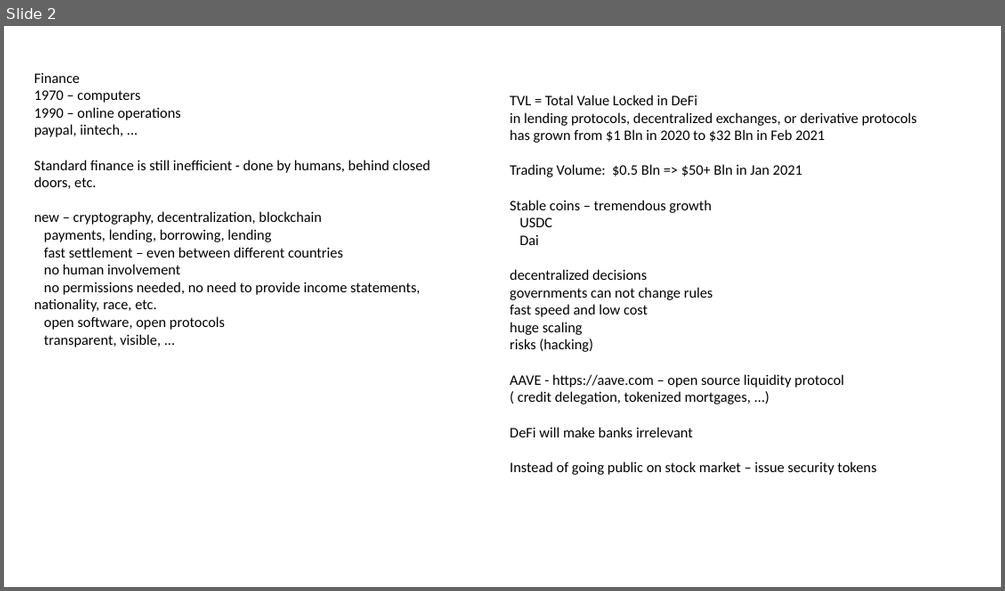
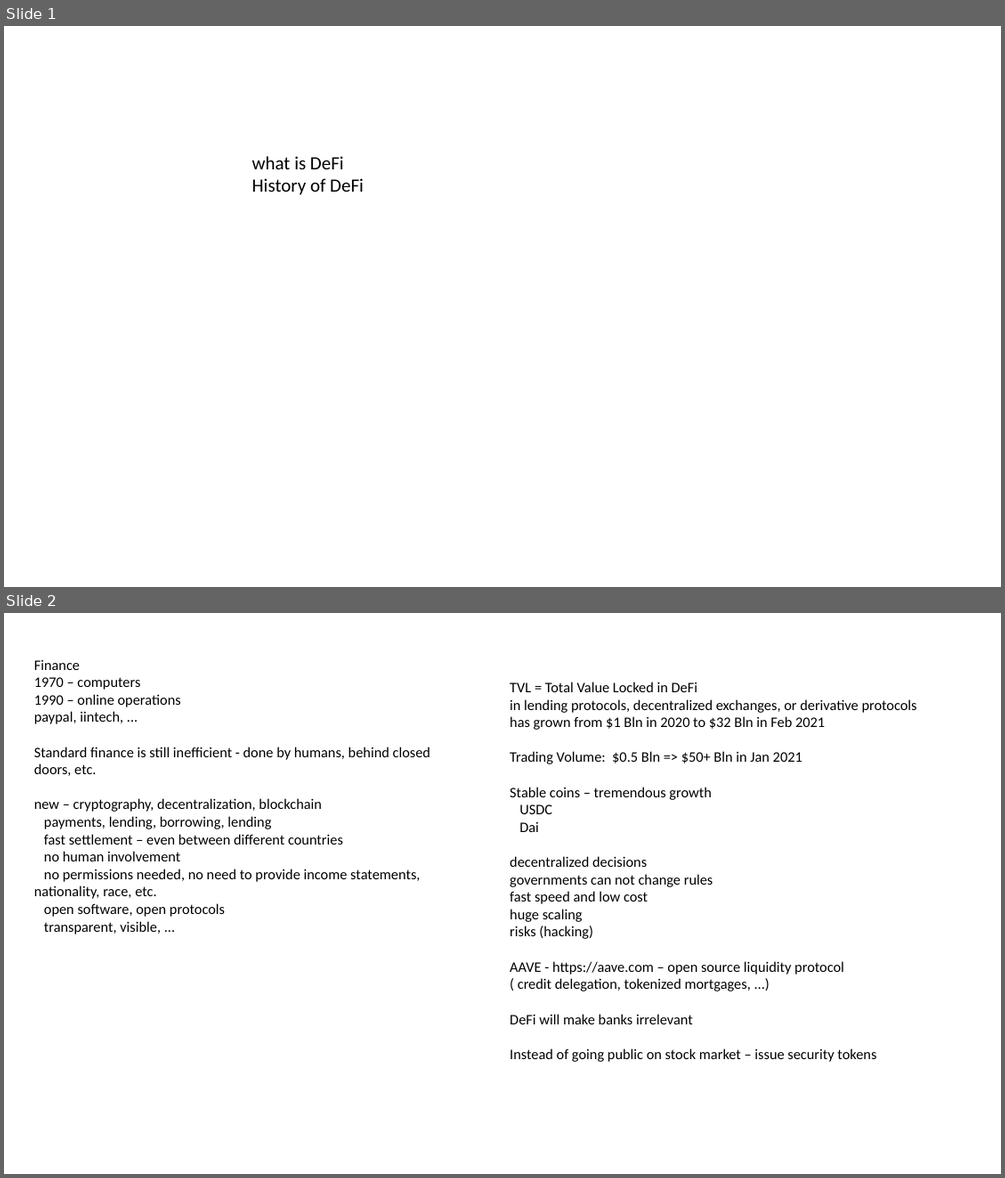
Before and after one commit to lselector/crypto, a slide deck: crypto_09_defi.pptx. Shown one above the other, each under a label of ours: slide 2 before the commit, slides 1 and 2 after it. The pictures are 1005x591 and 1005x1178 pixels, drawn with LibreOffice and Linux fonts; fonts in the diff are those of the drawing. Boxes give left, top, right and bottom in pixels: in the first picture for what was removed or moved away, otherwise in the second. Text is boxed around its words. In the diff, an @@ line names an element or a change of style, - is before the commit and + after.

```diff
--- a/crypto_09_defi.pptx
+++ b/crypto_09_defi.pptx
@@ slide 1 added at <box>4,26,1001,587</box>, background #FFFFFF @@
@@ text added at <box>252,156,364,195</box>, 18 pt, text #000000 @@
+what is DeFi
+History of DeFi
```
Also in this commit, not shown: 4 other files.
